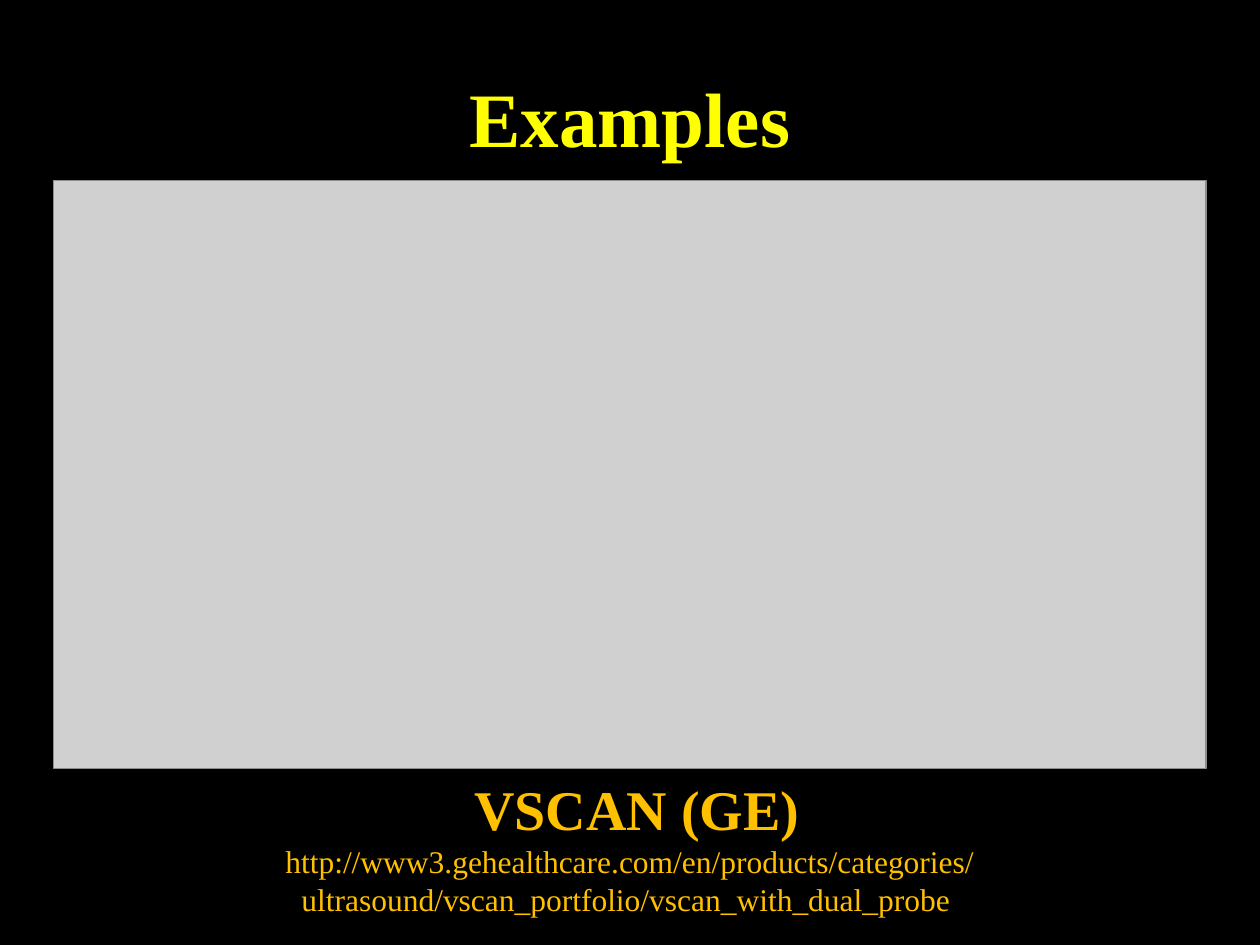
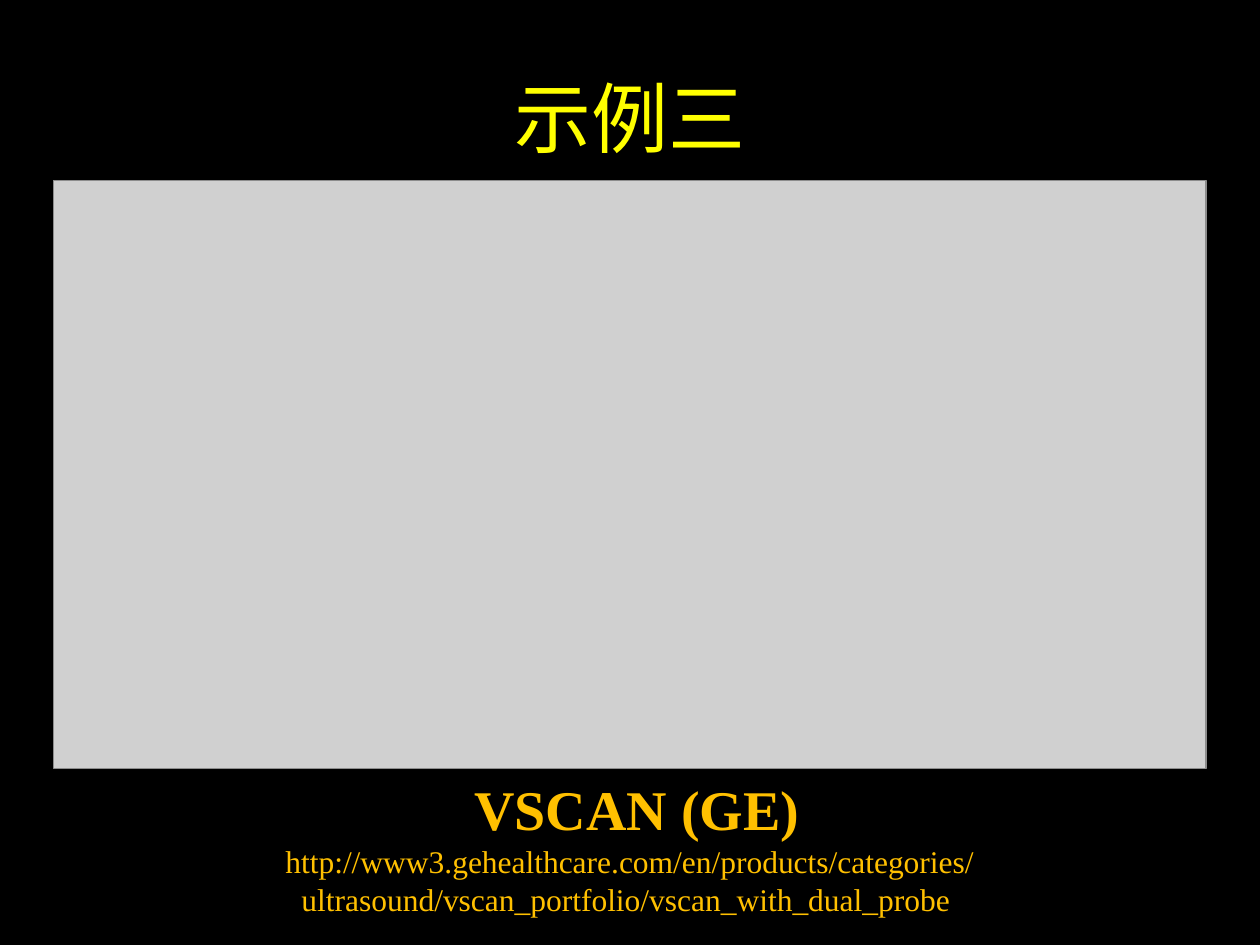
Before and after one commit to SJTUCourse/BI450, a slide deck: slide 7 of Lectures/2017 Fall/Lecture 1/Lecture 1.ppt. Drawn at 1260x945 pixels with LibreOffice and Linux fonts; fonts in the diff are those of the drawing; grey boxes stand for pictures. Boxes give left, top, right and bottom in pixels: in the first picture for what was removed or moved away, otherwise in the second. Text is boxed around its words. In the diff, an @@ line names an element or a change of style, - is before the commit and + after.

```diff
--- a/Lectures/2017 Fall/Lecture 1/Lecture 1.ppt
+++ b/Lectures/2017 Fall/Lecture 1/Lecture 1.ppt
@@ title at (514, 82, 745, 153): text changed; bold off @@
-Examples
+示例三
```
Also in this commit, not shown: 5 other slides changed, 3 slides added, 3 slides removed, 1 other file.
